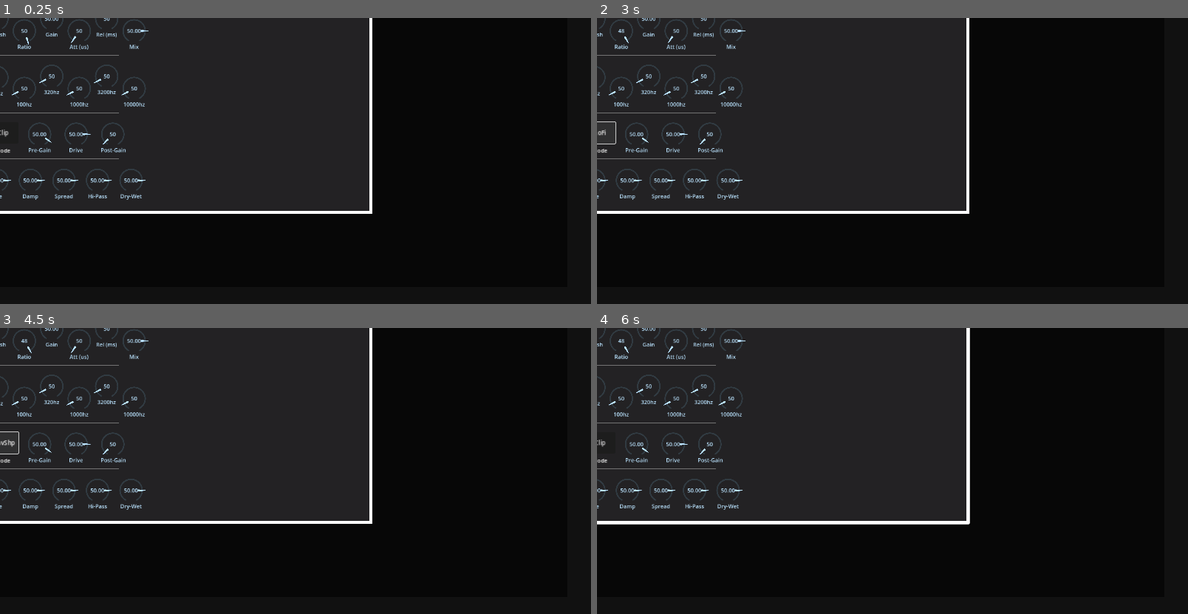
Above: before the commit, frames 1-4 (two rows, left to right).
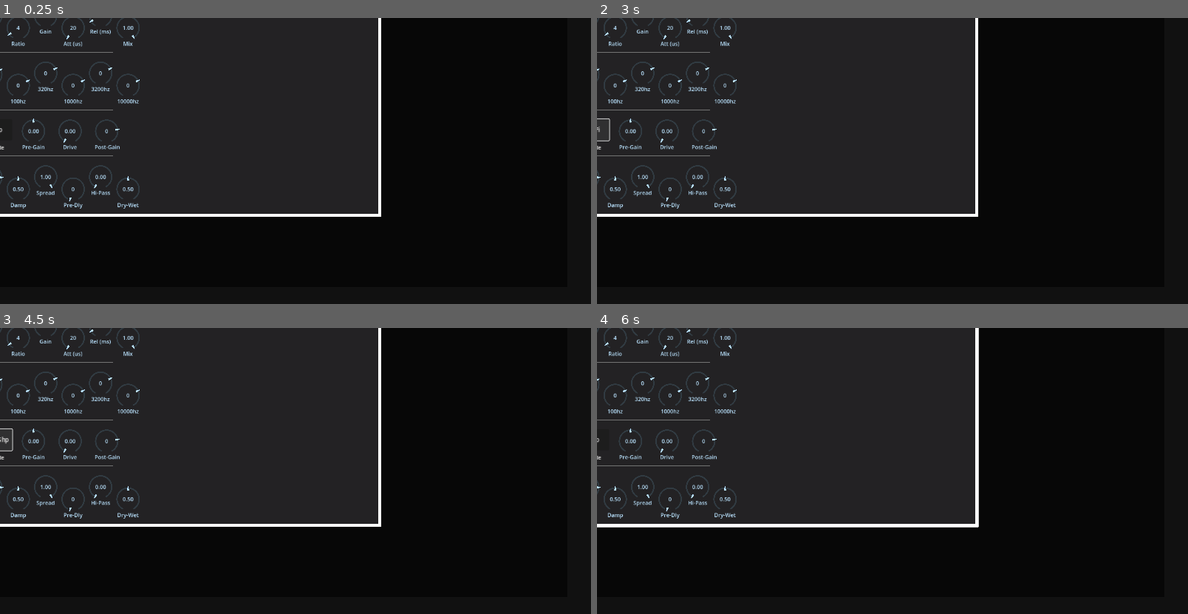
Above: after the commit, the same moments.

Repository: JulienToumieh/bsteppr
Game: Godot game, scene res://scenes/settings_popup.tscn
Same seed, same stepped clock (60 frames per second), same inputs: the game is played once before the commit and once after it. This scene is started directly instead of the project's main scene.
Inputs (mouse positions are in pixels of both pictures, inside the frame that each line leads up to):
- Up to frame 1 (0.25 s): no input
- Up to frame 2 (3 s): click (602, 132) at 0.5 s, where only the run before the commit has a clickable "Clip"; click (750, 92) at 1.25 s; click (620, 35) at 2.02 s; click (602, 132) at 2.75 s, where only the run before the commit has a clickable "ATan"
- Up to frame 3 (4.5 s): click (5, 442) at 3.5 s, where only the run before the commit has a clickable "LoFi"; click (5, 442) at 4.25 s, where only the run before the commit has a clickable "OvrDrv"
- Up to frame 4 (6 s): click (602, 442) at 5 s, where only the run before the commit has a clickable "WavShp"; click (750, 402) at 5.75 s

The runs differ from the first frame. In frame 1, 6.0% of the frame differs, in the area x 0-65%, y 0-70%; in frame 2, 6.1%; in frame 3, 6.1%; in frame 4, 6.3%.

Commit message:
Added reverb predelay knob + ability for knobs to read default values (for saving fx chain later)

Diff:
--- a/Globals.gd
+++ b/Globals.gd
@@ -21,34 +21,34 @@
 
 var fx = {
 	"Compressor": {
-		"threshold" = 0,
-		"ratio" = 4,
-		"gain" = 0,
-		"attack_us" = 20,
-		"release_ms" = 250,
-		"mix" = 1
+		"threshold": 0,
+		"ratio": 4,
+		"gain": 0,
+		"attack_us": 20,
+		"release_ms": 250,
+		"mix": 1
 	},
 	"EQ": {
-		"band1" = 0,
-		"band2" = 0,
-		"band3" = 0,
-		"band4" = 0,
-		"band5" = 0,
-		"band6" = 0
+		"band1": 0,
+		"band2": 0,
+		"band3": 0,
+		"band4": 0,
+		"band5": 0,
+		"band6": 0
 	},
 	"Distortion": {
-		"mode" = "Clip",
-		"pre_gain" = 0,
-		"drive" = 0,
-		"post_gain" = 0
+		"mode": "Clip",
+		"pre_gain": 0,
+		"drive": 0,
+		"post_gain": 0
 	},
 	"Reverb": {
-		"room_size" = 0.8,
-		"damping" = 0.5,
-		"spread" = 1,
-		"wet" = 0.5,
-		"hipass" = 0,
-		"predelay_msec" = 0
+		"room_size": 0.8,
+		"damping": 0.5,
+		"spread": 1,
+		"wet": 0.5,
+		"hipass": 0,
+		"predelay_msec": 0
 	}
 }
 
--- a/assets/knob arrow.svg
+++ b/assets/knob arrow.svg
@@ -1,7 +1,7 @@
 <?xml version="1.0" encoding="UTF-8" standalone="no"?>
 <!DOCTYPE svg PUBLIC "-//W3C//DTD SVG 1.1//EN" "http://www.w3.org/Graphics/SVG/1.1/DTD/svg11.dtd">
 <svg width="100%" height="100%" viewBox="0 0 237 237" version="1.1" xmlns="http://www.w3.org/2000/svg" xmlns:xlink="htt …(194 unchanged characters)…
-    <g transform="matrix(0.368421,0,0,0.797934,79.6001,-35.0602)">
+    <g transform="matrix(0.391228,0,0,0.440972,77.2161,-4.16674)">
         <path d="M104.528,66.142L115.748,122.835L93.307,122.835L104.528,66.142Z" style="fill:white;stroke:white;stroke-width:16.07px;"/>
     </g>
 </svg>
--- a/components/knob.gd
+++ b/components/knob.gd
@@ -16,6 +16,8 @@
 var startPos = 0
 
 func _ready():
+	initVal = Globals.fx[fxName][fxAttr]
+
 	pos = (initVal - minVal) * 100.0 / (maxVal - minVal)
 
 	$KnobArrow.rotation_degrees = (pos * 2.0 / 100.0) * 150.0 - 150.0
--- a/default_bus_layout.tres
+++ b/default_bus_layout.tres
@@ -11,6 +11,7 @@
 
 [sub_resource type="AudioEffectReverb" id="AudioEffectReverb_6l7pf"]
 resource_name = "Reverb"
+predelay_msec = 500.0
 
 [resource]
 bus/0/effect/0/effect = SubResource("AudioEffectCompressor_dc378")
--- a/scenes/b_dist_mode.gd
+++ b/scenes/b_dist_mode.gd
@@ -1,4 +1,7 @@
 extends Button
+
+@export var fxName = ""
+@export var fxAttr = ""
 
 var modes = {
 	"Clip": AudioEffectDistortion.MODE_CLIP,
--- a/scenes/settings_popup.tscn
+++ b/scenes/settings_popup.tscn
@@ -22,24 +22,24 @@
 texture = ExtResource("1_qnq13")
 
 [node name="Button" type="Button" parent="."]
-offset_left = -576.0
-offset_top = -320.0
-offset_right = 576.0
-offset_bottom = 320.0
+offset_left = -600.0
+offset_top = -328.0
+offset_right = 600.0
+offset_bottom = 328.0
 
 [node name="1Px2" type="Sprite2D" parent="."]
 position = Vector2(-9.05991e-06, -1.14441e-05)
-scale = Vector2(1152, 640)
+scale = Vector2(1200, 656)
 texture = ExtResource("1_qnq13")
 
 [node name="1Px" type="Sprite2D" parent="."]
 modulate = Color(0.1365, 0.133, 0.14, 1)
 position = Vector2(0, -7.62939e-06)
-scale = Vector2(1136, 624)
+scale = Vector2(1184, 640)
 texture = ExtResource("1_qnq13")
 
 [node name="Label" type="Label" parent="."]
-offset_left = -568.0
+offset_left = -592.0
 offset_top = -304.0
 offset_bottom = -256.0
 theme_override_font_sizes/font_size = 30
@@ -48,12 +48,13 @@
 vertical_alignment = 1
 
 [node name="1Px3" type="Sprite2D" parent="."]
-position = Vector2(-284, -256)
+position = Vector2(-296, -256)
 scale = Vector2(520, 1.99999)
 texture = ExtResource("1_qnq13")
 
 [node name="Compressor" type="Node2D" parent="."]
-position = Vector2(-8, 41)
+position = Vector2(-24, 33)
+metadata/_edit_group_ = true
 
 [node name="Button" type="Button" parent="Compressor"]
 offset_left = -536.0
@@ -65,38 +66,51 @@
 
 [node name="Thresh" parent="Compressor" instance=ExtResource("3_go0pl")]
 position = Vector2(-400, -232)
+fxName = "Compressor"
+fxAttr = "threshold"
 minVal = -60
 maxVal = 0
 
 [node name="Ratio" parent="Compressor" instance=ExtResource("3_go0pl")]
 position = Vector2(-328, -200)
+fxName = "Compressor"
+fxAttr = "ratio"
 maxVal = 48
 
 [node name="Gain" parent="Compressor" instance=ExtResource("3_go0pl")]
 position = Vector2(-256, -232)
+fxName = "Compressor"
+fxAttr = "gain"
 minVal = -20
 maxVal = 20
 
 [node name="Att (us)" parent="Compressor" instance=ExtResource("3_go0pl")]
 position = Vector2(-184, -200)
+fxName = "Compressor"
+fxAttr = "attack_us"
 minVal = 20
 maxVal = 2000
 
 [node name="Rel (ms)" parent="Compressor" instance=ExtResource("3_go0pl")]
 position = Vector2(-112, -232)
+fxName = "Compressor"
+fxAttr = "release_ms"
 
 [node name="Mix" parent="Compressor" instance=ExtResource("3_go0pl")]
 position = Vector2(-40, -200)
+fxName = "Compressor"
+fxAttr = "mix"
 maxVal = 1
 
 [node name="1Px4" type="Sprite2D" parent="."]
 modulate = Color(0.45679, 0.45679, 0.45679, 1)
-position = Vector2(-288, -95)
+position = Vector2(-304, -103)
 scale = Vector2(400, 1.99999)
 texture = ExtResource("1_qnq13")
 
 [node name="Distortion" type="Node2D" parent="."]
-position = Vector2(-8, 328)
+position = Vector2(-24, 320)
+metadata/_edit_group_ = true
 
 [node name="Button" type="Button" parent="Distortion"]
 offset_left = -536.0
@@ -108,15 +122,21 @@
 
 [node name="Pre-Gain" parent="Distortion" instance=ExtResource("3_go0pl")]
 position = Vector2(-288, -216)
+fxName = "Distortion"
+fxAttr = "pre_gain"
 minVal = -60
 maxVal = 60
 
 [node name="Drive" parent="Distortion" instance=ExtResource("3_go0pl")]
 position = Vector2(-192, -216)
+fxName = "Distortion"
+fxAttr = "drive"
 maxVal = 1
 
 [node name="Post-Gain" parent="Distortion" instance=ExtResource("3_go0pl")]
 position = Vector2(-96, -216)
+fxName = "Distortion"
+fxAttr = "post_gain"
 minVal = -80
 maxVal = 24
 
@@ -127,6 +147,8 @@
 offset_bottom = -192.0
 text = "Mode"
 script = ExtResource("4_46hd8")
+fxName = "Distortion"
+fxAttr = "mode"
 
 [node name="Label" type="Label" parent="Distortion"]
 offset_left = -416.0
@@ -140,12 +162,13 @@
 
 [node name="1Px5" type="Sprite2D" parent="."]
 modulate = Color(0.45679, 0.45679, 0.45679, 1)
-position = Vector2(-288, 56)
+position = Vector2(-304, 48)
 scale = Vector2(400, 1.99999)
 texture = ExtResource("1_qnq13")
 
 [node name="EQ" type="Node2D" parent="."]
-position = Vector2(-8, 192)
+position = Vector2(-24, 184)
+metadata/_edit_group_ = true
 
 [node name="Button" type="Button" parent="EQ"]
 offset_left = -536.0
@@ -157,42 +180,55 @@
 
 [node name="32hz" parent="EQ" instance=ExtResource("3_go0pl")]
 position = Vector2(-400, -229)
+fxName = "EQ"
+fxAttr = "band1"
 minVal = -60
 maxVal = 24
 
 [node name="100hz" parent="EQ" instance=ExtResource("3_go0pl")]
 position = Vector2(-328, -200)
+fxName = "EQ"
+fxAttr = "band2"
 minVal = -60
 maxVal = 24
 
 [node name="320hz" parent="EQ" instance=ExtResource("3_go0pl")]
 position = Vector2(-256, -232)
+fxName = "EQ"
+fxAttr = "band3"
 minVal = -60
 maxVal = 24
 
 [node name="1000hz" parent="EQ" instance=ExtResource("3_go0pl")]
 position = Vector2(-184, -200)
+fxName = "EQ"
+fxAttr = "band4"
 minVal = -60
 maxVal = 24
 
 [node name="3200hz" parent="EQ" instance=ExtResource("3_go0pl")]
 position = Vector2(-112, -232)
+fxName = "EQ"
+fxAttr = "band5"
 minVal = -60
 maxVal = 24
 
 [node name="10000hz" parent="EQ" instance=ExtResource("3_go0pl")]
 position = Vector2(-40, -200)
+fxName = "EQ"
+fxAttr = "band6"
 minVal = -60
 maxVal = 24
 
 [node name="1Px6" type="Sprite2D" parent="."]
 modulate = Color(0.45679, 0.45679, 0.45679, 1)
-position = Vector2(-288, 177)
+position = Vector2(-304, 169)
 scale = Vector2(400, 1.99999)
 texture = ExtResource("1_qnq13")
 
 [node name="Reverb" type="Node2D" parent="."]
-position = Vector2(-8, 465)
+position = Vector2(-24, 457)
+metadata/_edit_group_ = true
 
 [node name="Button" type="Button" parent="Reverb"]
 offset_left = -536.0
@@ -204,22 +240,39 @@
 
 [node name="Size" parent="Reverb" instance=ExtResource("3_go0pl")]
 position = Vector2(-400, -232)
+fxName = "Reverb"
+fxAttr = "room_size"
 maxVal = 1
 
 [node name="Damp" parent="Reverb" instance=ExtResource("3_go0pl")]
-position = Vector2(-312, -232)
+position = Vector2(-328, -201)
+fxName = "Reverb"
+fxAttr = "damping"
 maxVal = 1
 
 [node name="Spread" parent="Reverb" instance=ExtResource("3_go0pl")]
-position = Vector2(-224, -232)
-maxVal = 1
+position = Vector2(-256, -233)
+fxName = "Reverb"
+fxAttr = "spread"
+maxVal = 1
+
+[node name="Pre-Dly" parent="Reverb" instance=ExtResource("3_go0pl")]
+position = Vector2(-184, -201)
+fxName = "Reverb"
+fxAttr = "predelay_msec"
+minVal = 20
+maxVal = 500
 
 [node name="Hi-Pass" parent="Reverb" instance=ExtResource("3_go0pl")]
-position = Vector2(-136, -232)
+position = Vector2(-112, -233)
+fxName = "Reverb"
+fxAttr = "hipass"
 maxVal = 1
 
 [node name="Dry-Wet" parent="Reverb" instance=ExtResource("3_go0pl")]
-position = Vector2(-48, -232)
+position = Vector2(-40, -201)
+fxName = "Reverb"
+fxAttr = "wet"
 maxVal = 1
 
 [connection signal="pressed" from="ClosePopup" to="." method="_on_close_popup_pressed"]
Not shown, removed: assets/beat quartere.svg.import
Not shown, removed: assets/select b.aftemplate
